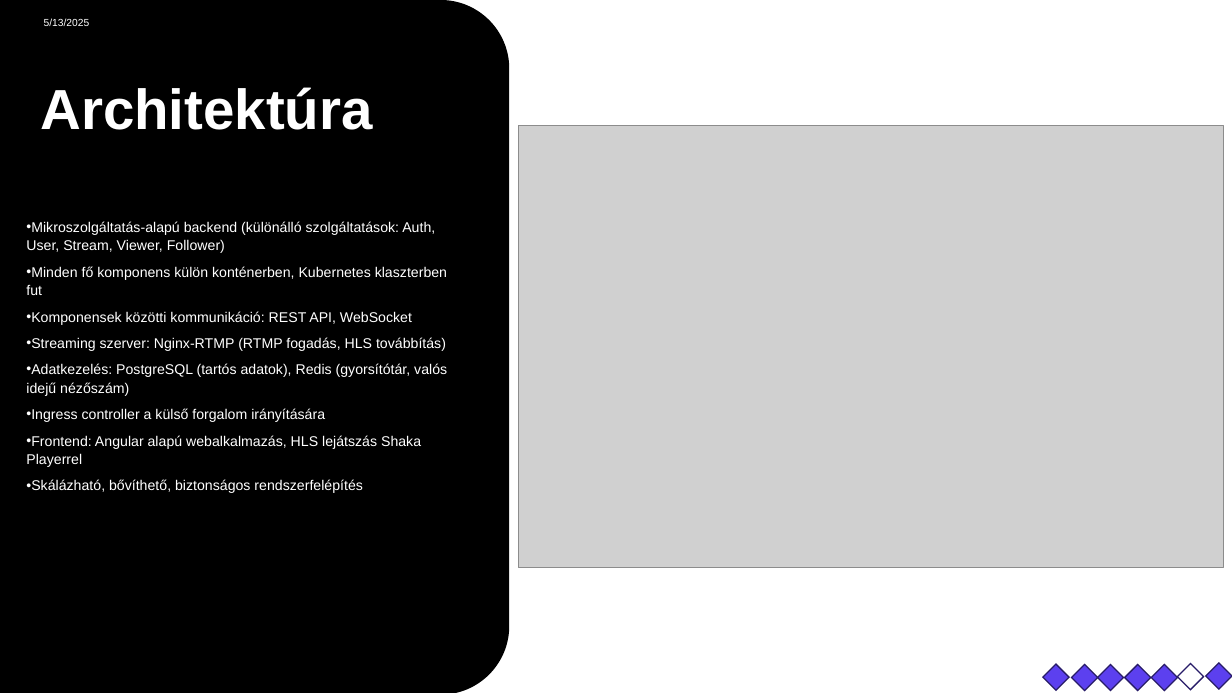
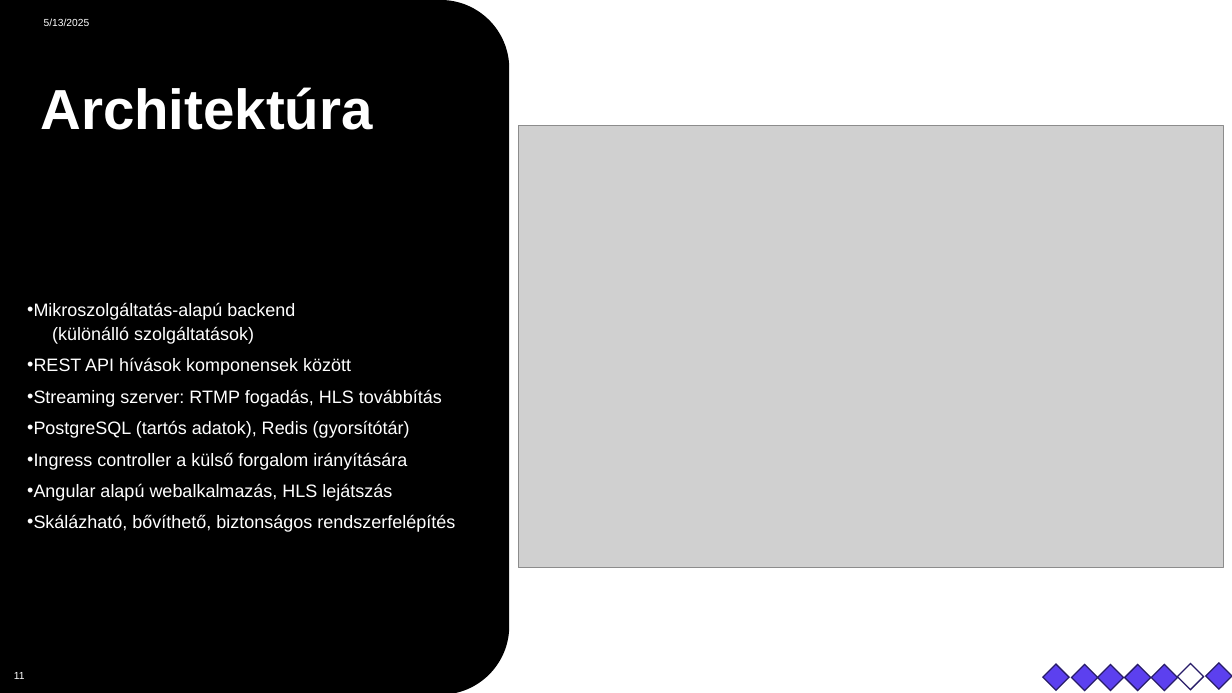
Before and after one commit to GriffManoue/live-streaming-kubernetes, a slide deck: slide 11 of Documents/live-streaming-service-presentation.pptx. Drawn at 1232x693 pixels with LibreOffice and Linux fonts; fonts in the diff are those of the drawing; grey boxes stand for pictures. Boxes give left, top, right and bottom in pixels: in the first picture for what was removed or moved away, otherwise in the second. Text is boxed around its words. In the diff, an @@ line names an element or a change of style, - is before the commit and + after.

```diff
--- a/Documents/live-streaming-service-presentation.pptx
+++ b/Documents/live-streaming-service-presentation.pptx
@@ text "Mikroszolgáltatás-alapú backend (különálló szolgáltatások)": place and size @@
-text "Mikroszolgáltatás-alapú backend (különálló szolgáltatások)" at <box>26,221,447,493</box>
+text "Mikroszolgáltatás-alapú backend (különálló szolgáltatások)" at <box>27,302,455,532</box>
@@ text at <box>27,302,442,438</box>: text changed; size 11 to 14 pt @@
-• Mikroszolgáltatás-alapú backend (különálló szolgáltatások: Auth, User, Stream, Viewer, Follower)
-• Minden fő komponens külön konténerben, Kubernetes klaszterben fut
-• Komponensek közötti kommunikáció: REST API, WebSocket
-• Streaming szerver: Nginx-RTMP (RTMP fogadás, HLS továbbítás)
-• Adatkezelés: PostgreSQL (tartós adatok), Redis (gyorsítótár, valós idejű nézőszám)
+• Mikroszolgáltatás-alapú backend
+  (különálló szolgáltatások)
+• REST API hívások komponensek között
+• Streaming szerver: RTMP fogadás, HLS továbbítás
+• PostgreSQL (tartós adatok), Redis (gyorsítótár)
@@ text at <box>27,452,455,532</box>: size 11 to 14 pt in "Ingress controller a külső forgalom irányítására", "Skálázható, bővíthető, biztonságos rendszerfelépítés" @@
@@ text at <box>27,483,392,501</box>: text changed; size 11 to 14 pt @@
-• Frontend: Angular alapú webalkalmazás, HLS lejátszás Shaka Playerrel
+• Angular alapú webalkalmazás, HLS lejátszás
@@ page number added at <box>14,672,25,679</box>, 8 pt, text #FFFFFF @@
+11
```
Also in this commit, not shown: 13 other slides changed, 2 other files.
